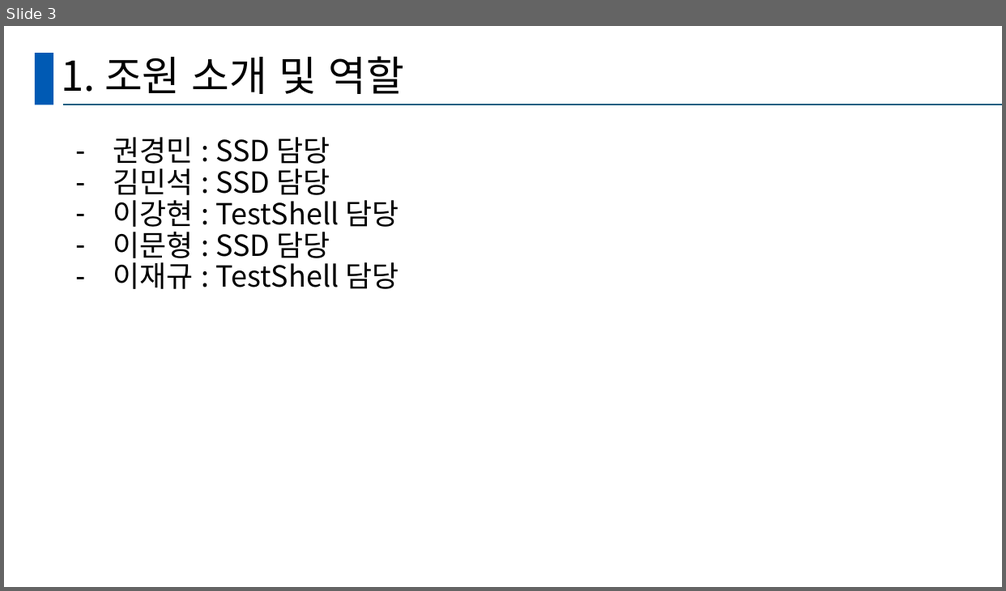
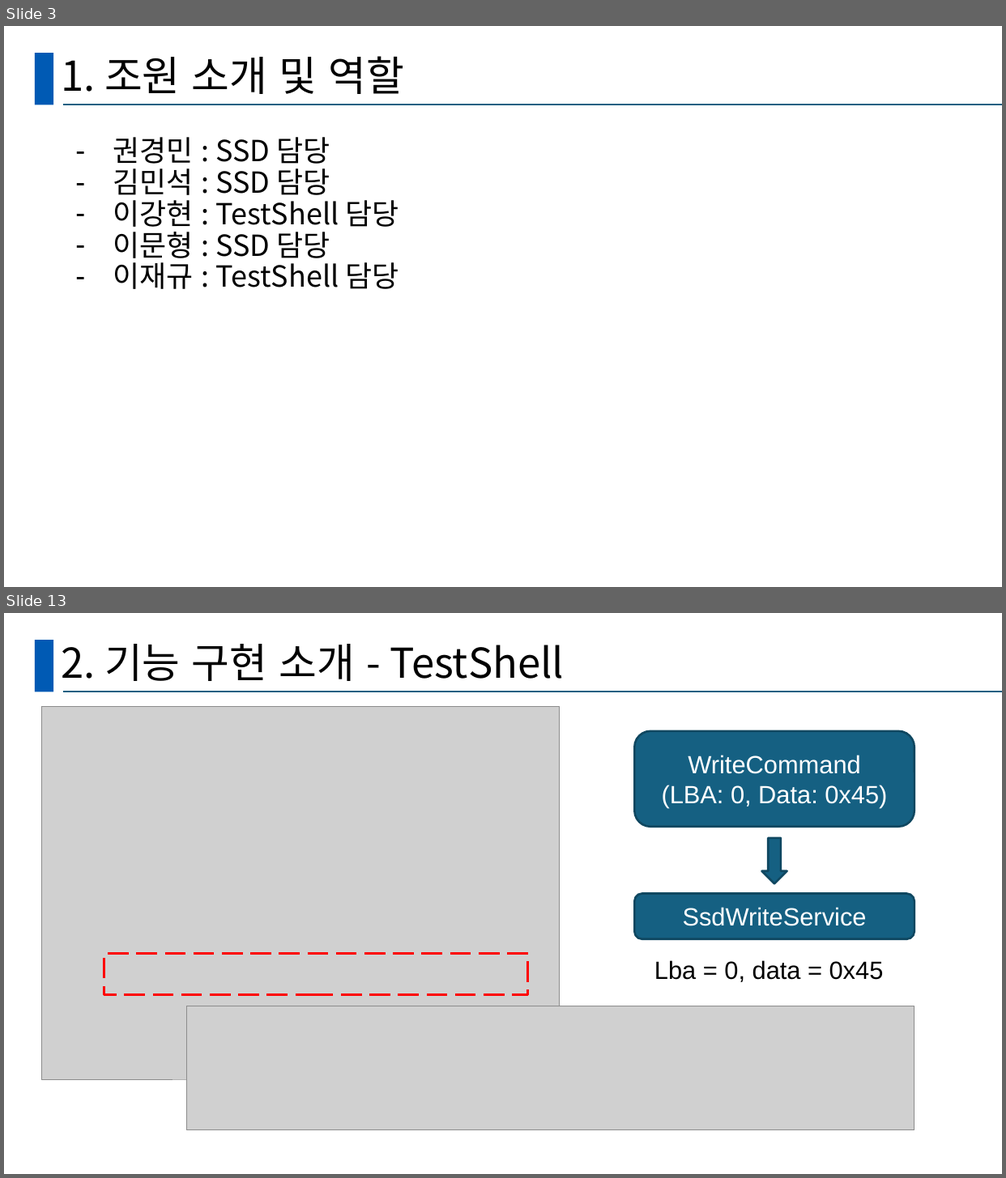
Before and after one commit to GanghyunLee/deep-dive-ssd, a slide deck: D조_DeepDive.pptx. Shown one above the other, each under a label of ours: slide 3 before the commit, slides 3 and 13 after it; the slides between them are not shown. The pictures are 1006x591 and 1006x1178 pixels, drawn with LibreOffice and Linux fonts; fonts in the diff are those of the drawing; grey boxes stand for pictures. Boxes give left, top, right and bottom in pixels: in the first picture for what was removed or moved away, otherwise in the second. Text is boxed around its words. In the diff, an @@ line names an element or a change of style, - is before the commit and + after.

```diff
--- a/D조_DeepDive.pptx
+++ b/D조_DeepDive.pptx
@@ slide 13 added at (4, 613, 1002, 1174), background #FFFFFF; not listed: 2 template elements that a slide beside it also shows @@
@@ title added at (61, 644, 564, 681), 39.6 pt, text #000000 @@
+2. 기능 구현 소개 - TestShell
@@ picture added at (42, 707, 560, 1080) @@
@@ rounded rectangle added at (634, 731, 914, 827), fill #156082, outline #104760 2 pt, 24 pt, text #FFFFFF @@
+WriteCommand
+(LBA: 0, Data: 0x45)
@@ down arrow added at (761, 838, 787, 884), fill #156082, outline #104760 2 pt @@
@@ rounded rectangle added at (634, 894, 914, 939), fill #156082, outline #104760 2 pt, 24 pt, text #FFFFFF @@
+SsdWriteService
@@ rectangle added at (104, 954, 528, 995), outline #FF0000 2.5 pt dashed @@
@@ text added at (654, 960, 884, 982), 24 pt, text #000000 @@
+Lba = 0, data = 0x45
@@ picture added at (187, 1006, 915, 1131) @@
```
Also in this commit, not shown: 2 slides changed, 14 other slides added.
